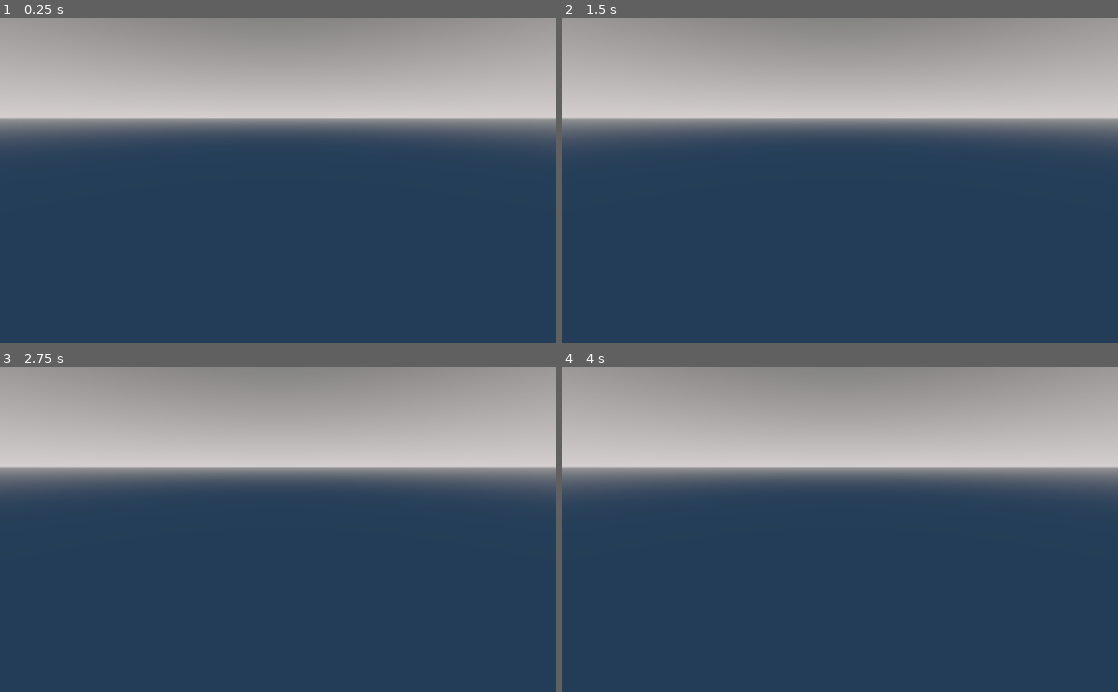
Above: before the commit, frames 1-4 (two rows, left to right).
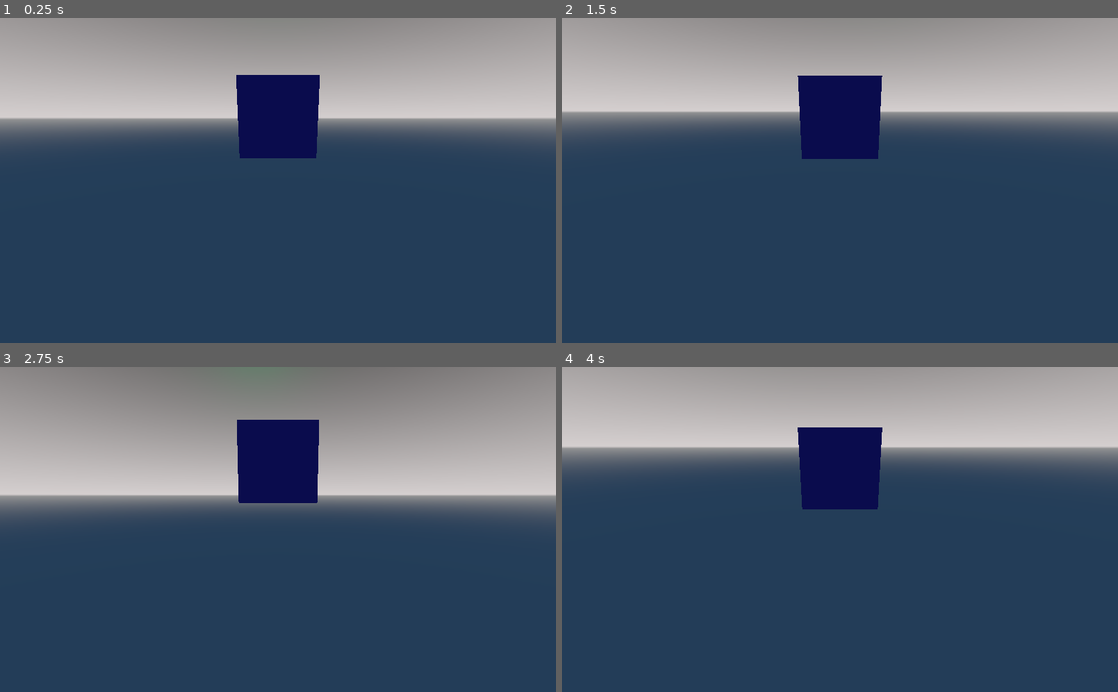
Above: after the commit, the same moments.

Repository: ChronicallySerious/gwj-48
Game: Godot game, scene res://World.tscn
Two runs of this game, one before a commit and one after it. Both use one fixed random seed, a clock stepped at 60 frames per second and the inputs below.
Inputs (mouse positions are in pixels of both pictures, inside the frame that each line leads up to):
- Up to frame 1 (0.25 s): no input
- Up to frame 2 (1.5 s): tap Enter at 0.5 s; move the mouse to (962, 164) at 0.52 s; hold D (move_right) 0.53-1.28 s; tap Space (move_jump, bound only after the commit) at 0.6, 0.77, 1.07, 1.25, 1.35 s; move the mouse to (728, 196) at 1.27 s; hold S (move_backward) from 1.28 s (still down)
- Up to frame 3 (2.75 s): tap Space (move_jump, bound only after the commit) at 1.52, 1.82, 2.1 s; tap Enter at 2 s; move the mouse to (333, 458) at 2.02 s; release S (move_backward) at 2.03 s; hold D (move_right) from 2.03 s (still down)
- Up to frame 4 (4 s): tap Space (move_jump, bound only after the commit) at 2.75, 2.85, 3.02, 3.32, 3.6, 3.77 s; move the mouse to (812, 594) at 2.77 s; release D (move_right) at 2.78 s; hold W (move_forward) 2.78-3.53 s; move the mouse to (1006, 578) at 3.52 s; hold A (move_left) from 3.53 s (still down)

The runs differ from the first frame. In frame 1, 3.7% of the frame differs, in the area x 42-58%, y 17-44%; in frame 2, 7.8%; in frame 3, 23%, in the area x 0-100%, y 0-48%; in frame 4, 14%.

Commit message:
Add 3D character

Diff:
--- a/Player.gd
+++ /dev/null
@@ -1,16 +0,0 @@
-extends Spatial
-
-export var speed = 100
-
-func _input(event):
-	var movement_direction = Vector3(0, 0, 0)
-	if event.is_action_pressed("move_forward"):
-		movement_direction.z = 1;
-	if event.is_action_pressed("move_backward"):
-		movement_direction.z = -1;
-	if event.is_action_pressed("move_right"):
-		movement_direction.x = 1;
-	if event.is_action_pressed("move_left"):
-		movement_direction.x = -1;
-
-	self.translate(movement_direction.normalized() * speed)
--- a/Player.tscn
+++ b/Player.tscn
@@ -1,24 +1,25 @@
-[gd_scene load_steps=4 format=2]
+[gd_scene load_steps=5 format=2]
 
-[ext_resource path="res://Player.gd" type="Script" id=1]
+[ext_resource path="res://controller.gd" type="Script" id=1]
+[ext_resource path="res://controller_spring_arm.gd" type="Script" id=2]
 
 [sub_resource type="BoxShape" id=1]
 
 [sub_resource type="SpatialMaterial" id=2]
 albedo_color = Color( 0.101961, 0.113725, 0.713726, 1 )
 
-[node name="Player" type="Spatial"]
+[node name="KinematicBody" type="KinematicBody"]
 script = ExtResource( 1 )
 
-[node name="KinematicBody" type="KinematicBody" parent="."]
-
-[node name="CollisionShape" type="CollisionShape" parent="KinematicBody"]
+[node name="CollisionShape" type="CollisionShape" parent="."]
 transform = Transform( 1, 0, 0, 0, -4.37114e-08, -1, 0, 1, -4.37114e-08, 0, 0, 0 )
 shape = SubResource( 1 )
 
-[node name="SpringArm" type="SpringArm" parent="KinematicBody"]
+[node name="SpringArm" type="SpringArm" parent="."]
+spring_length = 7.0
+script = ExtResource( 2 )
 
-[node name="Camera" type="Camera" parent="KinematicBody/SpringArm"]
+[node name="Camera" type="Camera" parent="SpringArm"]
 transform = Transform( 1, 0, 0, 0, 0.965926, 0.258819, 0, -0.258819, 0.965926, -4.76837e-07, 3.21596, 6.36427 )
 current = true
 
--- /dev/null
+++ b/controller.gd
@@ -0,0 +1,37 @@
+extends KinematicBody
+
+export var speed = 7
+export var jump_strength = 20
+export var gravity = 50
+
+var _velocity = Vector3.ZERO
+var _snap_vector = Vector3.DOWN
+
+onready var _spring_arm: SpringArm = $SpringArm
+onready var _model: Spatial = $CSGBox
+
+func _physics_process(delta):
+	var move_direction = Vector3.ZERO
+	move_direction.x = Input.get_action_strength("move_right") - Input.get_action_strength("move_left")
+	move_direction.z = Input.get_action_strength("move_backward") - Input.get_action_strength("move_forward")
+	move_direction = move_direction.rotated(Vector3.UP, _spring_arm.rotation.y).normalized()
+
+	_velocity.x = move_direction.x * speed
+	_velocity.z = move_direction.z * speed
+	_velocity.y -= gravity * delta
+
+	var just_landed = is_on_floor() and _snap_vector == Vector3.ZERO
+	var is_jumping = is_on_floor() and Input.is_action_just_pressed("move_jump")
+	if is_jumping:
+		_velocity.y = jump_strength
+		_snap_vector = Vector3.ZERO
+	elif just_landed:
+		_snap_vector = Vector3.DOWN
+	_velocity = move_and_slide_with_snap(_velocity, _snap_vector, Vector3.UP, true)
+
+	if _velocity.length() > 0.2:
+		var look_direction = Vector2(_velocity.z, _velocity.x)
+		_model.rotation.y = look_direction.angle()
+
+func _process(delta):
+	_spring_arm.translation = translation
--- /dev/null
+++ b/controller_spring_arm.gd
@@ -0,0 +1,15 @@
+extends SpringArm
+
+export var mouse_sensitivity = 0.05
+
+func _ready():
+	set_as_toplevel(true)
+	Input.set_mouse_mode(Input.MOUSE_MODE_CAPTURED)
+
+func _unhandled_input(event):
+	if event is InputEventMouseMotion:
+		rotation_degrees.x -= event.relative.y * mouse_sensitivity
+		rotation_degrees.x = clamp(rotation_degrees.x, -90, 30)
+
+		rotation_degrees.y -= event.relative.x * mouse_sensitivity
+		rotation_degrees.y = wrapf(rotation_degrees.y, 0, 360)
--- a/project.godot
+++ b/project.godot
@@ -49,3 +49,8 @@
 "events": [ Object(InputEventKey,"resource_local_to_scene":false,"resource_name":"","device":0,"alt":false,"shift":false,"control":false,"meta":false,"command":false,"pressed":false,"scancode":65,"physical_scancode":0,"unicode":0,"echo":false,"script":null)
  ]
 }
+move_jump={
+"deadzone": 0.5,
+"events": [ Object(InputEventKey,"resource_local_to_scene":false,"resource_name":"","device":0,"alt":false,"shift":false,"control":false,"meta":false,"command":false,"pressed":false,"scancode":32,"physical_scancode":0,"unicode":0,"echo":false,"script":null)
+ ]
+}
